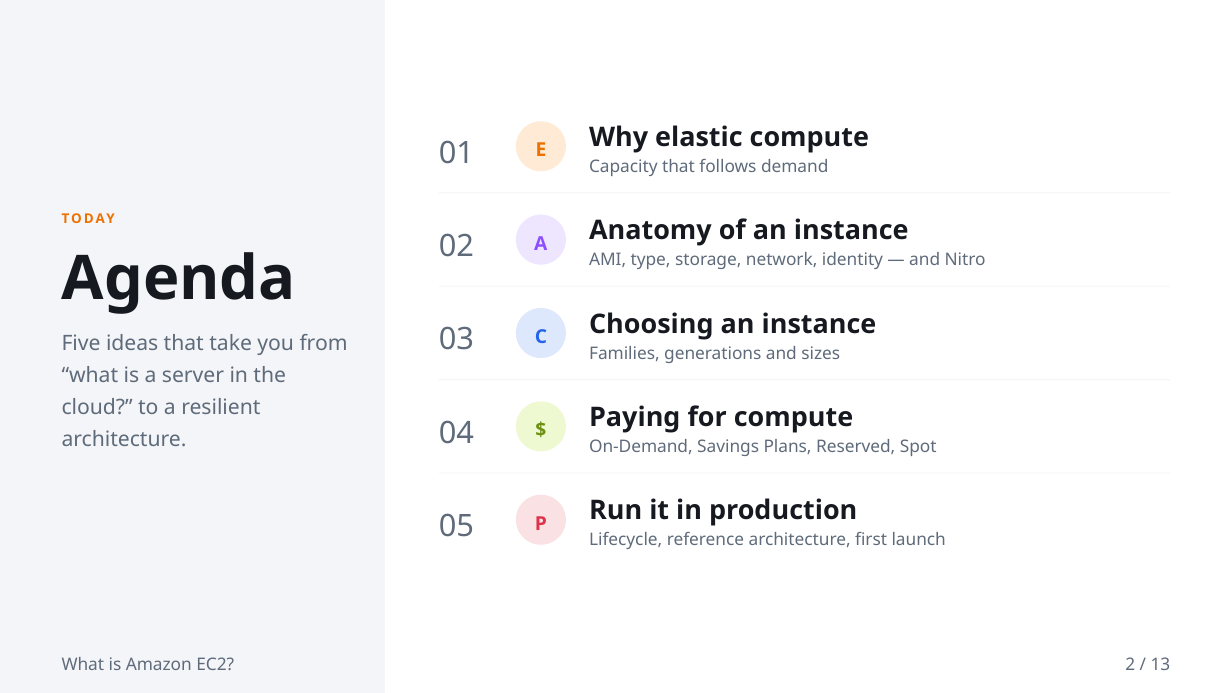
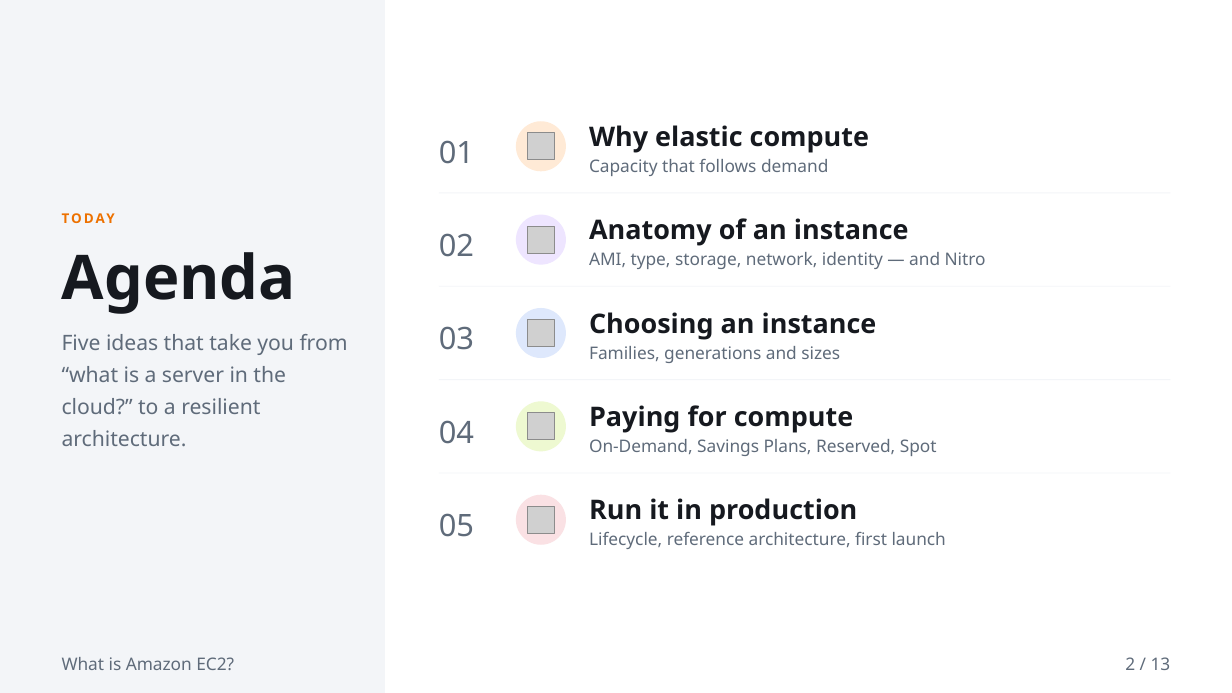
Before and after one commit to k2sebeom/balpyo, a slide deck: slide 2 of examples/showcase/decks/ec2-intro/what-is-amazon-ec2.pptx. Drawn at 1232x693 pixels with LibreOffice and Linux fonts; fonts in the diff are those of the drawing; grey boxes stand for pictures. Boxes give left, top, right and bottom in pixels: in the first picture for what was removed or moved away, otherwise in the second. Text is boxed around its words. In the diff, an @@ line names an element or a change of style, - is before the commit and + after.

```diff
--- a/examples/showcase/decks/ec2-intro/what-is-amazon-ec2.pptx
+++ b/examples/showcase/decks/ec2-intro/what-is-amazon-ec2.pptx
@@ picture added at bbox=[528, 133, 555, 160] @@
@@ text in ellipse at bbox=[536, 142, 547, 156]: text removed @@
-E
@@ picture added at bbox=[528, 226, 555, 253] @@
@@ text in ellipse at bbox=[534, 236, 547, 250]: text removed @@
-A
@@ picture added at bbox=[528, 320, 555, 347] @@
@@ text in ellipse at bbox=[535, 329, 547, 343]: text removed @@
-C
@@ text in ellipse at bbox=[516, 401, 566, 451]: text removed @@
-$
@@ picture added at bbox=[528, 413, 555, 440] @@
@@ picture added at bbox=[528, 506, 555, 533] @@
@@ text in ellipse at bbox=[535, 516, 547, 530]: text removed @@
-P
```
Also in this commit, not shown: 6 other files.
